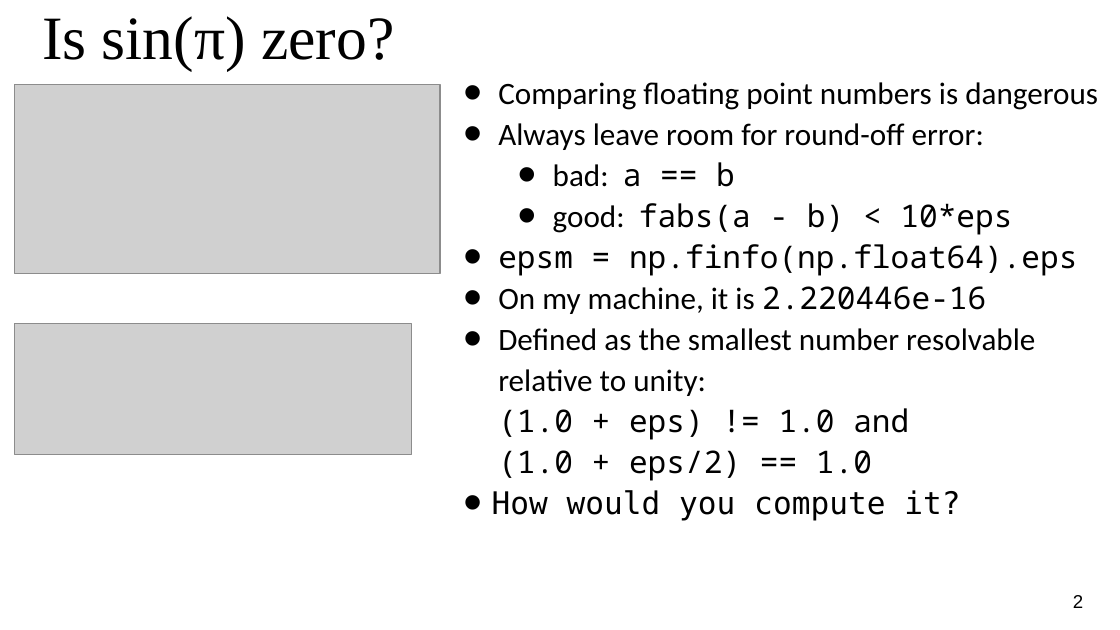
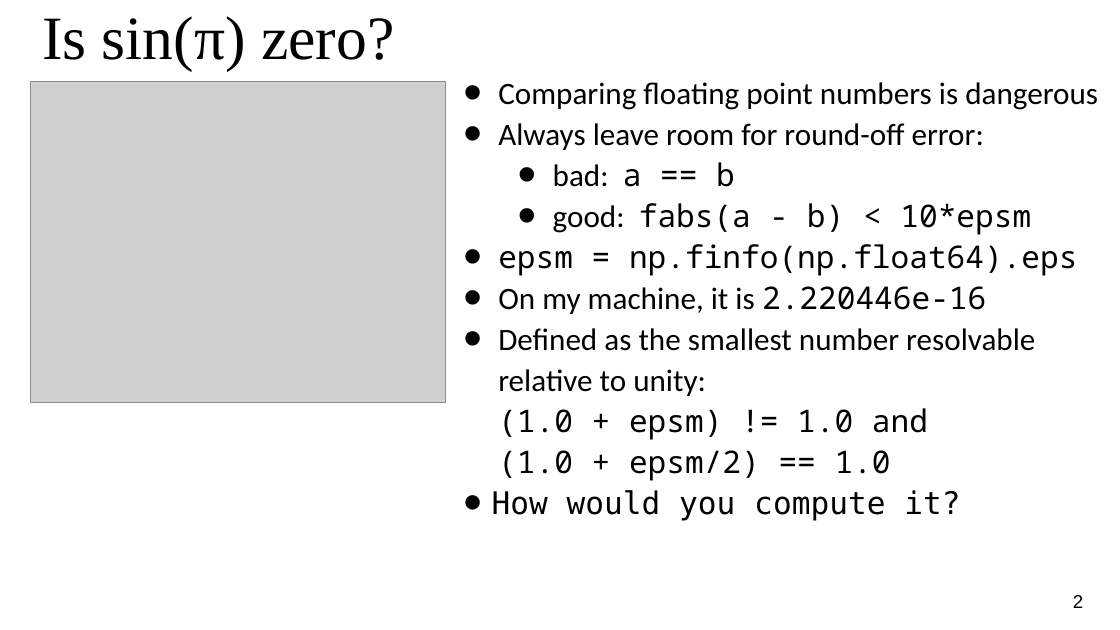
Before and after one commit to atchekho/cofi, a slide deck: slide 3 of Tchekhovskoy_COFI_Lecture_1.pptx. Drawn at 1120x630 pixels with LibreOffice and Linux fonts; fonts in the diff are those of the drawing; grey boxes stand for pictures; background and template pictures are left out. Boxes give left, top, right and bottom in pixels: in the first picture for what was removed or moved away, otherwise in the second. Text is boxed around its words. In the diff, an @@ line names an element or a change of style, - is before the commit and + after.

Commit message:
Updated Lecture 1 ppt

```diff
--- a/Tchekhovskoy_COFI_Lecture_1.pptx
+++ b/Tchekhovskoy_COFI_Lecture_1.pptx
@@ picture: place and size @@
-picture at (15, 85, 440, 273)
+picture at (31, 81, 446, 402)
@@ text at (553, 203, 1031, 235): text changed @@
-  • good: fabs(a - b) < 10*eps
+  • good: fabs(a - b) < 10*epsm
@@ picture removed at (15, 324, 411, 455) @@
@@ text at (498, 328, 1035, 481): text changed @@
-• Defined as the smallest number resolvable relative to unity:
-  (1.0 + eps) != 1.0 and
-  (1.0 + eps/2) == 1.0
+• Defined as the smallest number resolvable relative to unity:
+  (1.0 + epsm) != 1.0 and
+  (1.0 + epsm/2) == 1.0
```
